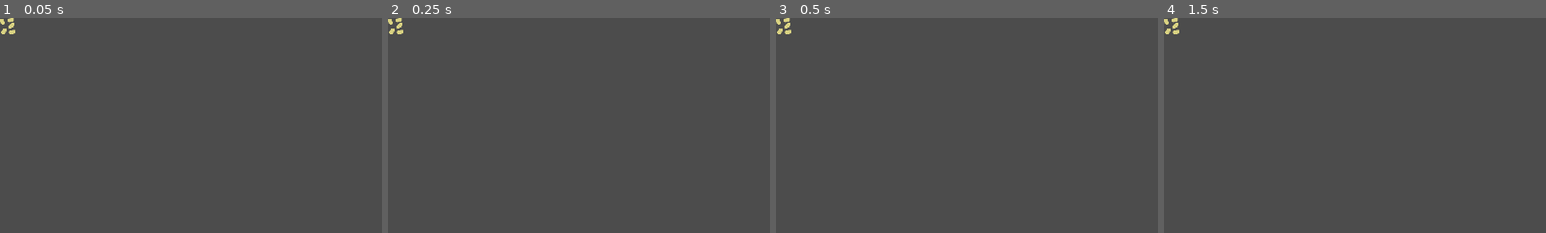
Above: before the commit, frames 1-4 (left to right).
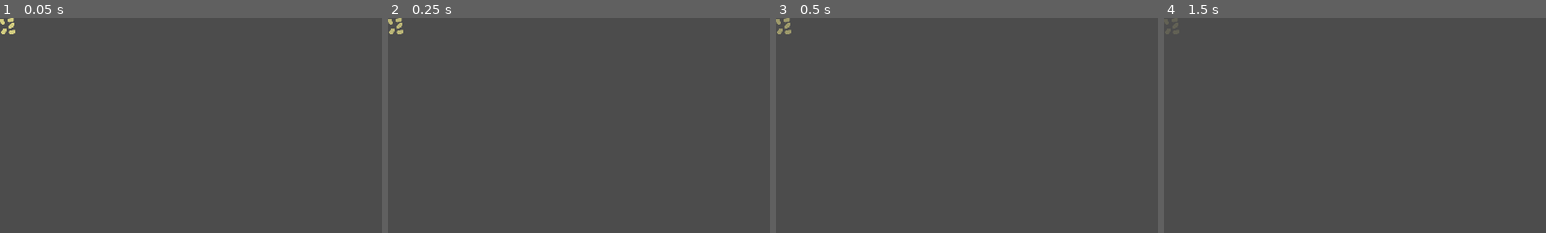
Above: after the commit, the same moments.

Repository: Cowa/Garden-Symphony
Game: Godot game, scene res://scenes/items/seeds/grass/PlantedGrass.tscn
Two runs of this game, one before a commit and one after it. Both use one fixed random seed, a clock stepped at 60 frames per second and the inputs below. This scene is started directly instead of the project's main scene.
Inputs (mouse positions are % of the whole screen's width and height, from its top left):
- Up to frame 1 (0.05 s): no input
- Up to frame 2 (0.25 s): no input
- Up to frame 3 (0.5 s): no input
- Up to frame 4 (1.5 s): tap Enter at 0.5 s; move the mouse to (72, 45) at 0.52 s; hold Right (ui_right) from 0.53 s (still down); tap Mouse wheel down (left_belt_cursor) at 0.6 s; tap Up (ui_up) at 0.77 s; tap Space (plant_seed) at 1.25, 1.35 s; move the mouse to (30, 55) at 1.27 s
The pictures show only the part of the screen within x 0-50%, y 0-50%; the shares and areas given below are measured in that part.

The runs differ from the first frame. In frame 2, 0.1% of the frame differs, in the area x 0-4%, y 0-8%; in frame 3, 0.1%; in frame 4, 0.2%.

Commit message:
Implement grass growing

Diff:
--- a/scenes/items/seeds/PlantedSeed.tscn
+++ b/scenes/items/seeds/PlantedSeed.tscn
@@ -1,15 +1,34 @@
-[gd_scene load_steps=2 format=2]
+[gd_scene load_steps=3 format=2]
 
 [ext_resource path="res://scripts/items/seeds/PlantedSeed.gd" type="Script" id=1]
 
-[node name="PlantedSeed" type="Node2D" index="0"]
+[sub_resource type="Animation" id=1]
+
+resource_name = "planted"
+length = 1.0
+loop = false
+step = 0.1
+tracks/0/type = "value"
+tracks/0/path = NodePath("Seed:modulate")
+tracks/0/interp = 1
+tracks/0/loop_wrap = true
+tracks/0/imported = false
+tracks/0/enabled = true
+tracks/0/keys = {
+"times": PoolRealArray( 0, 1 ),
+"transitions": PoolRealArray( 1, 1 ),
+"update": 0,
+"values": [ Color( 1, 1, 1, 1 ), Color( 1, 1, 1, 0.156863 ) ]
+}
+
+[node name="PlantedSeed" type="Node2D"]
 
 script = ExtResource( 1 )
 
-[node name="Sprite" type="Sprite" parent="." index="0"]
+[node name="Seed" type="Sprite" parent="." index="0"]
 
 centered = false
-_sections_unfolded = [ "Offset" ]
+_sections_unfolded = [ "Offset", "Visibility" ]
 
 [node name="Tick" type="Timer" parent="." index="1"]
 
@@ -17,3 +36,13 @@
 wait_time = 3.0
 one_shot = false
 autostart = true
+
+[node name="AnimationPlanted" type="AnimationPlayer" parent="." index="2"]
+
+root_node = NodePath("..")
+autoplay = ""
+playback_process_mode = 1
+playback_default_blend_time = 0.0
+playback_speed = 1.0
+anims/planted = SubResource( 1 )
+blend_times = [  ]
--- a/scenes/items/seeds/grass/PlantedGrass.tscn
+++ b/scenes/items/seeds/grass/PlantedGrass.tscn
@@ -1,10 +1,163 @@
-[gd_scene load_steps=3 format=2]
+[gd_scene load_steps=10 format=2]
 
 [ext_resource path="res://scenes/items/seeds/PlantedSeed.tscn" type="PackedScene" id=1]
-[ext_resource path="res://assets/items/seeds/grass.png" type="Texture" id=2]
+[ext_resource path="res://scripts/items/seeds/grass/PlantedGrass.gd" type="Script" id=2]
+[ext_resource path="res://assets/items/seeds/grass.png" type="Texture" id=3]
+[ext_resource path="res://assets/items/seeds/grass_grow_0.png" type="Texture" id=4]
+[ext_resource path="res://assets/items/seeds/grass_grow_1.png" type="Texture" id=5]
+[ext_resource path="res://assets/items/seeds/grass_grow_2.png" type="Texture" id=6]
 
-[node name="PlantedGrass" instance=ExtResource( 1 )]
+[sub_resource type="Animation" id=1]
 
-[node name="Sprite" parent="." index="0"]
+resource_name = "grow_to_0"
+length = 1.0
+loop = false
+step = 0.1
+tracks/0/type = "value"
+tracks/0/path = NodePath("../Seed:modulate")
+tracks/0/interp = 1
+tracks/0/loop_wrap = true
+tracks/0/imported = false
+tracks/0/enabled = true
+tracks/0/keys = {
+"times": PoolRealArray( 0, 0.5 ),
+"transitions": PoolRealArray( 1, 1 ),
+"update": 0,
+"values": [ Color( 1, 1, 1, 0.156863 ), Color( 1, 1, 1, 0 ) ]
+}
+tracks/1/type = "value"
+tracks/1/path = NodePath("Grow0:visible")
+tracks/1/interp = 1
+tracks/1/loop_wrap = true
+tracks/1/imported = false
+tracks/1/enabled = true
+tracks/1/keys = {
+"times": PoolRealArray( 0 ),
+"transitions": PoolRealArray( 1 ),
+"update": 1,
+"values": [ true ]
+}
+tracks/2/type = "value"
+tracks/2/path = NodePath("Grow0:modulate")
+tracks/2/interp = 1
+tracks/2/loop_wrap = true
+tracks/2/imported = false
+tracks/2/enabled = true
+tracks/2/keys = {
+"times": PoolRealArray( 0, 1 ),
+"transitions": PoolRealArray( 1, 1 ),
+"update": 0,
+"values": [ Color( 1, 1, 1, 0 ), Color( 1, 1, 1, 1 ) ]
+}
 
-texture = ExtResource( 2 )
+[sub_resource type="Animation" id=2]
+
+resource_name = "grow_to_1"
+length = 1.0
+loop = false
+step = 0.1
+tracks/0/type = "value"
+tracks/0/path = NodePath("Grow0:modulate")
+tracks/0/interp = 1
+tracks/0/loop_wrap = true
+tracks/0/imported = false
+tracks/0/enabled = true
+tracks/0/keys = {
+"times": PoolRealArray( 0, 1 ),
+"transitions": PoolRealArray( 1, 1 ),
+"update": 0,
+"values": [ Color( 1, 1, 1, 1 ), Color( 1, 1, 1, 0 ) ]
+}
+tracks/1/type = "value"
+tracks/1/path = NodePath("Grow1:modulate")
+tracks/1/interp = 1
+tracks/1/loop_wrap = true
+tracks/1/imported = false
+tracks/1/enabled = true
+tracks/1/keys = {
+"times": PoolRealArray( 0, 1 ),
+"transitions": PoolRealArray( 1, 1 ),
+"update": 0,
+"values": [ Color( 1, 1, 1, 0 ), Color( 1, 1, 1, 1 ) ]
+}
+
+[sub_resource type="Animation" id=3]
+
+resource_name = "grow_to_2"
+length = 1.0
+loop = false
+step = 0.1
+tracks/0/type = "value"
+tracks/0/path = NodePath("Grow1:modulate")
+tracks/0/interp = 1
+tracks/0/loop_wrap = true
+tracks/0/imported = false
+tracks/0/enabled = true
+tracks/0/keys = {
+"times": PoolRealArray( 0, 1 ),
+"transitions": PoolRealArray( 1, 1 ),
+"update": 0,
+"values": [ Color( 1, 1, 1, 1 ), Color( 1, 1, 1, 0 ) ]
+}
+tracks/1/type = "value"
+tracks/1/path = NodePath("Grow2:modulate")
+tracks/1/interp = 1
+tracks/1/loop_wrap = true
+tracks/1/imported = false
+tracks/1/enabled = true
+tracks/1/keys = {
+"times": PoolRealArray( 0, 1 ),
+"transitions": PoolRealArray( 1, 1 ),
+"update": 0,
+"values": [ Color( 1, 1, 1, 0 ), Color( 1, 1, 1, 1 ) ]
+}
+
+[node name="PlantedGrass" index="0" instance=ExtResource( 1 )]
+
+z_index = 1
+script = ExtResource( 2 )
+_sections_unfolded = [ "Z Index" ]
+
+[node name="Seed" parent="." index="0"]
+
+modulate = Color( 1, 1, 1, 0.156863 )
+texture = ExtResource( 3 )
+_sections_unfolded = [ "Offset", "Transform", "Visibility" ]
+
+[node name="GrowingState" type="Node2D" parent="." index="2"]
+
+[node name="Grow0" type="Sprite" parent="GrowingState" index="0"]
+
+modulate = Color( 1, 1, 1, 0 )
+texture = ExtResource( 4 )
+centered = false
+offset = Vector2( 0, -16 )
+_sections_unfolded = [ "Animation", "Offset", "Visibility" ]
+
+[node name="Grow1" type="Sprite" parent="GrowingState" index="1"]
+
+modulate = Color( 1, 1, 1, 0 )
+texture = ExtResource( 5 )
+centered = false
+offset = Vector2( 0, -16 )
+_sections_unfolded = [ "Animation", "Offset", "Visibility" ]
+
+[node name="Grow2" type="Sprite" parent="GrowingState" index="2"]
+
+modulate = Color( 1, 1, 1, 0 )
+texture = ExtResource( 6 )
+centered = false
+offset = Vector2( 0, -16 )
+_sections_unfolded = [ "Animation", "Offset", "Visibility" ]
+
+[node name="Animation" type="AnimationPlayer" parent="GrowingState" index="3"]
+
+root_node = NodePath("..")
+autoplay = ""
+playback_process_mode = 1
+playback_default_blend_time = 0.0
+playback_speed = 1.0
+anims/grow_to_0 = SubResource( 1 )
+anims/grow_to_1 = SubResource( 2 )
+anims/grow_to_2 = SubResource( 3 )
+blend_times = [  ]
--- a/scripts/items/seeds/PlantedSeed.gd
+++ b/scripts/items/seeds/PlantedSeed.gd
@@ -1,15 +1,20 @@
 extends Node2D
 
+const INITIAL_GROWING_STATE = -1
+
 var state = {
-	"growing": 0
+	"tick": 0,
+	"growing": INITIAL_GROWING_STATE
 }
 
 func _ready():
 	$Tick.connect("timeout", self, "_on_tick")
+	# Directly play planted animation
+	$AnimationPlanted.play("planted")
 
 func _on_tick():
 	# Grow seed on tick
-	state.growing += 1
+	state.tick += 1
 
 #func _process(delta):
 #	# Called every frame. Delta is time since last frame.
--- /dev/null
+++ b/scripts/items/seeds/grass/PlantedGrass.gd
@@ -0,0 +1,30 @@
+extends "res://scripts/items/seeds/PlantedSeed.gd"
+
+const GROWING_STATE = {
+	"zero": 0,
+	"one": 1,
+	"two": 2
+}
+
+func _ready():
+	pass
+
+func _on_tick():
+	._on_tick()
+	print("tick...")
+	if state.tick == 2:
+		$GrowingState/Animation.play("grow_to_0")
+		state.growing = GROWING_STATE.zero
+	elif state.tick == 5:
+		$GrowingState/Animation.play("grow_to_1")
+		state.growing = GROWING_STATE.one
+	elif state.tick == 10:
+		$GrowingState/Animation.play("grow_to_2")
+		state.growing = GROWING_STATE.two
+		# Last growing state
+		$Tick.queue_free()
+
+#func _process(delta):
+#	# Called every frame. Delta is time since last frame.
+#	# Update game logic here.
+#	pass
Binary file added: assets/items/seeds/grass_grow_0.png
Not shown, changed: assets/items/seeds/grass_grow_0.png.import
Binary file added: assets/items/seeds/grass_grow_1.png
Not shown, added: assets/items/seeds/grass_grow_1.png.import
Binary file added: assets/items/seeds/grass_grow_2.png
Not shown, added: assets/items/seeds/grass_grow_2.png.import
Binary file removed: assets/items/seeds/planted_grass_0.png
Not shown, added: assets/world/belt.xcf
Not shown, added: assets/world/belt_selector.xcf
Not shown, added: assets/world/grass.xcf
Not shown, added: assets/world/grass_grow_0.xcf
Not shown, added: assets/world/grass_grow_1.xcf
(and 5 more such lines)
